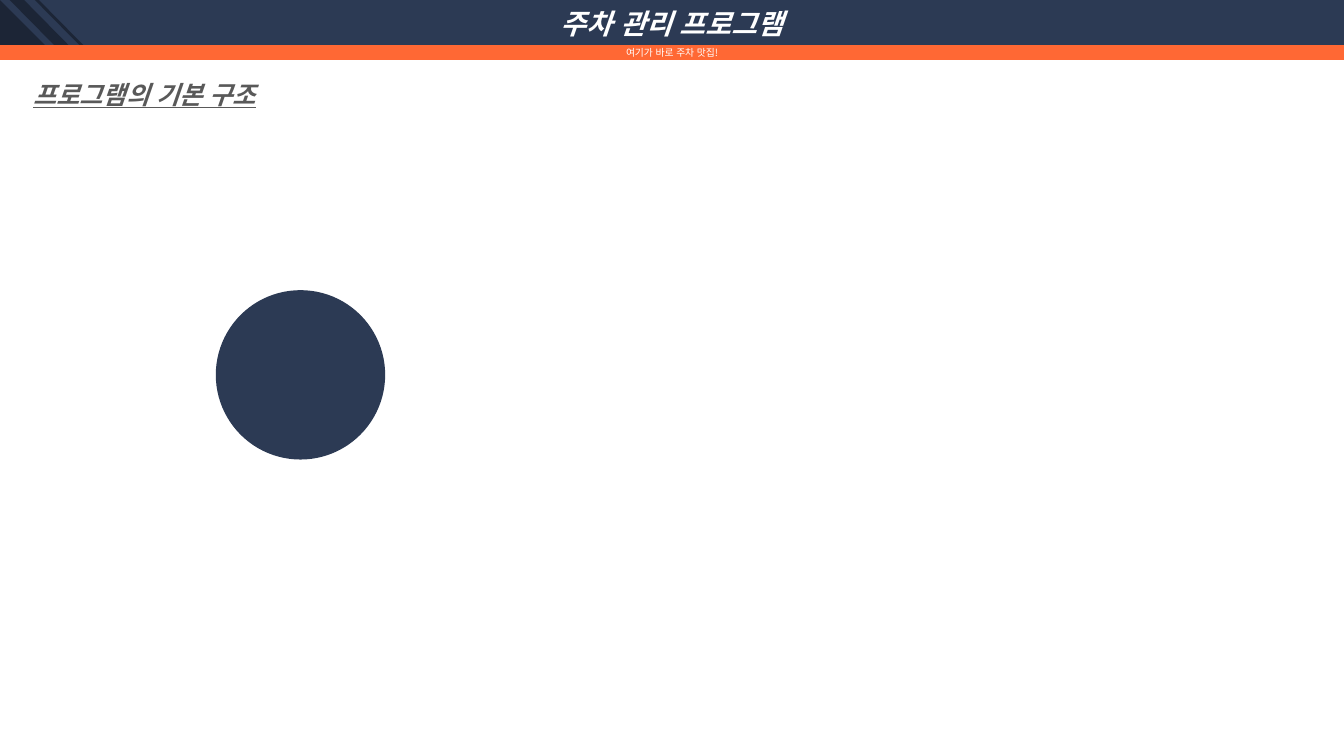
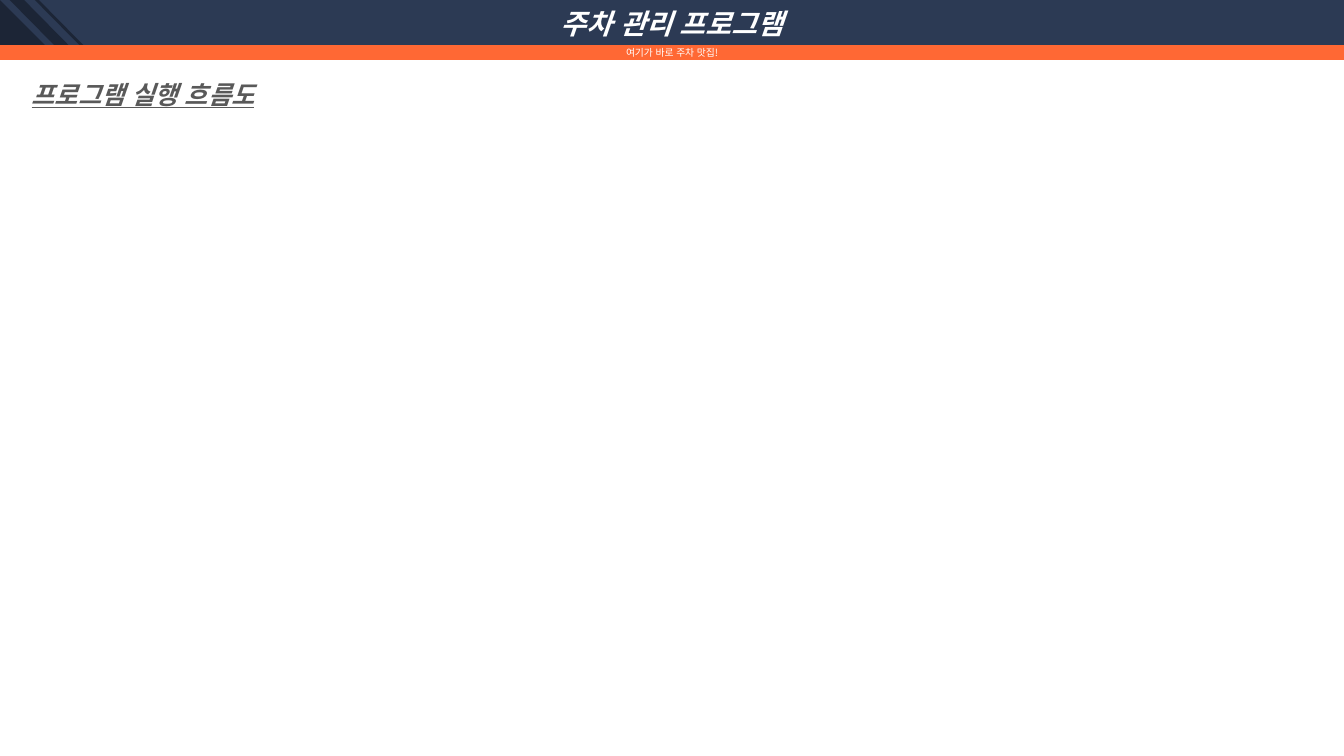
Before and after one commit to galaxy-light/201126-210604, a slide deck: slide 23 of 포트폴리오/C#/주차 관리 프로그램/주차 관리 프로그램-양화영.pptx (slide 4 before the commit). Drawn at 1344x756 pixels with LibreOffice and Linux fonts; fonts in the diff are those of the drawing. Boxes give left, top, right and bottom in pixels: in the first picture for what was removed or moved away, otherwise in the second. Text is boxed around its words. In the diff, an @@ line names an element or a change of style, - is before the commit and + after.

```diff
--- a/포트폴리오/C#/주차 관리 프로그램/주차 관리 프로그램-양화영.pptx
+++ b/포트폴리오/C#/주차 관리 프로그램/주차 관리 프로그램-양화영.pptx
@@ text at box(32, 83, 255, 108): text changed @@
-프로그램의 기본 구조
+프로그램 실행 흐름도
@@ ellipse removed at box(217, 291, 385, 460) @@
```
Also in this commit, not shown: 5 other slides changed, 15 slides added, 2 slides removed, 37 other files.
